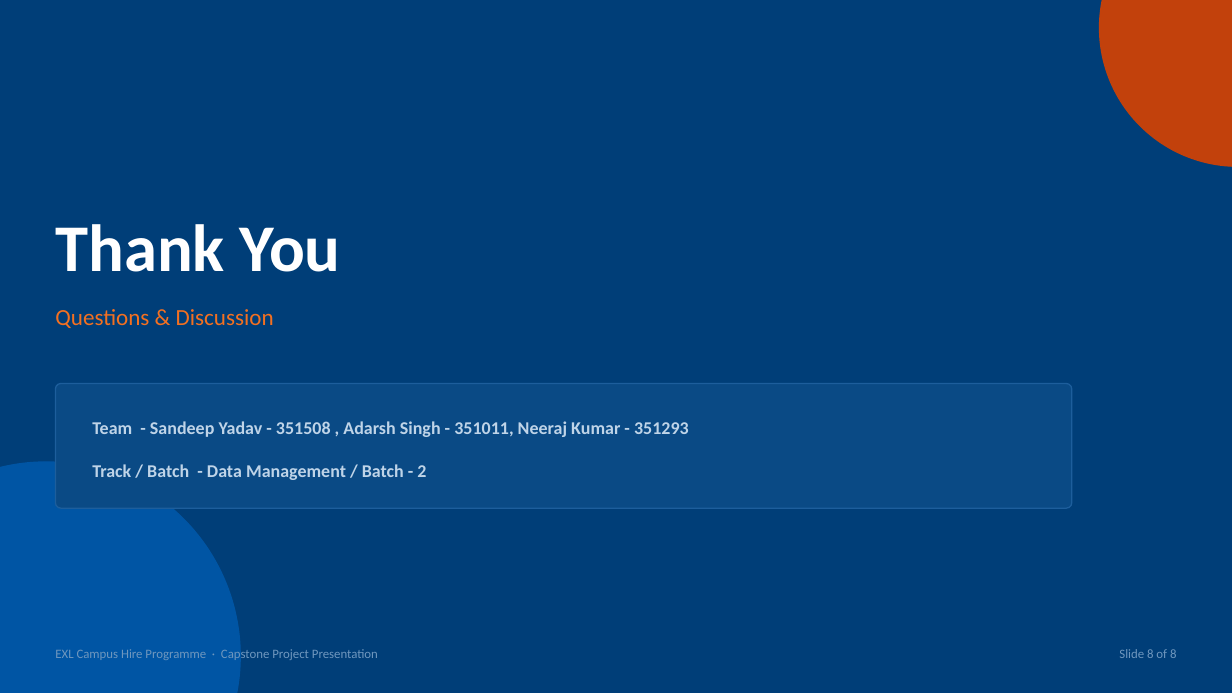
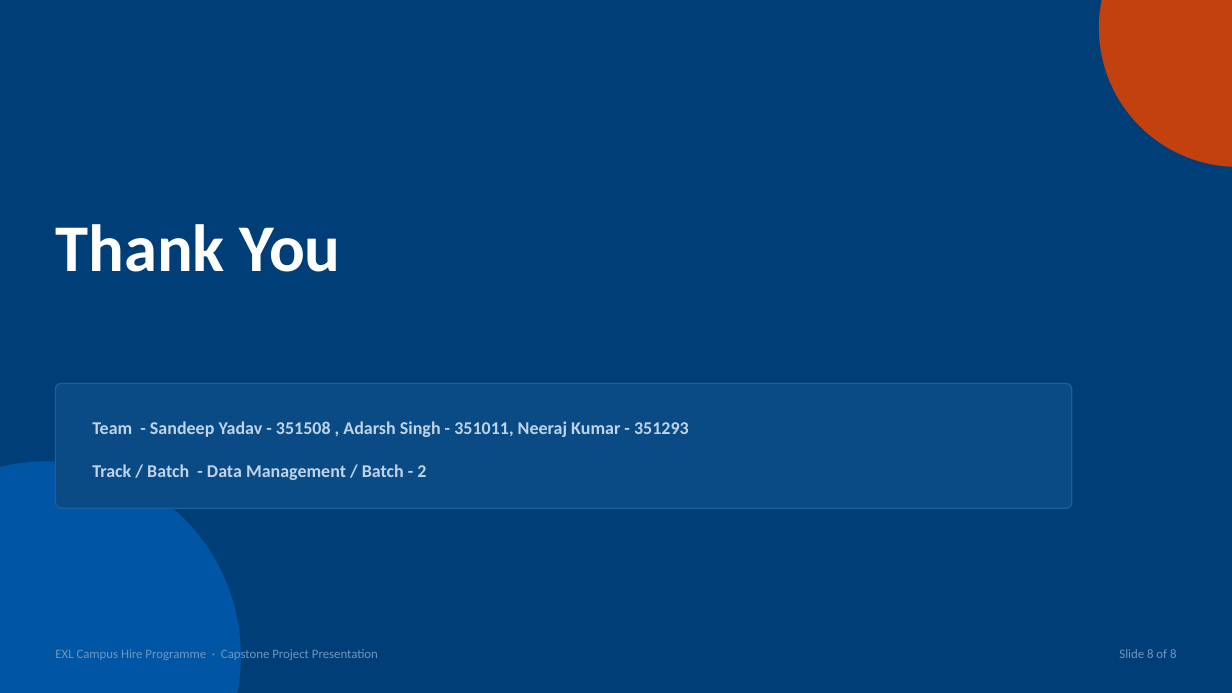
Before and after one commit to Sandeep9687/IPL-Model, a slide deck: slide 8 of hunters_stockSenseAI.pptx. Drawn at 1232x693 pixels with LibreOffice and Linux fonts; fonts in the diff are those of the drawing. Boxes give left, top, right and bottom in pixels: in the first picture for what was removed or moved away, otherwise in the second. Text is boxed around its words. In the diff, an @@ line names an element or a change of style, - is before the commit and + after.

```diff
--- a/hunters_stockSenseAI.pptx
+++ b/hunters_stockSenseAI.pptx
@@ text removed at [55, 309, 274, 328] @@
-Questions & Discussion
```
Also in this commit, not shown: 4 other slides changed.
